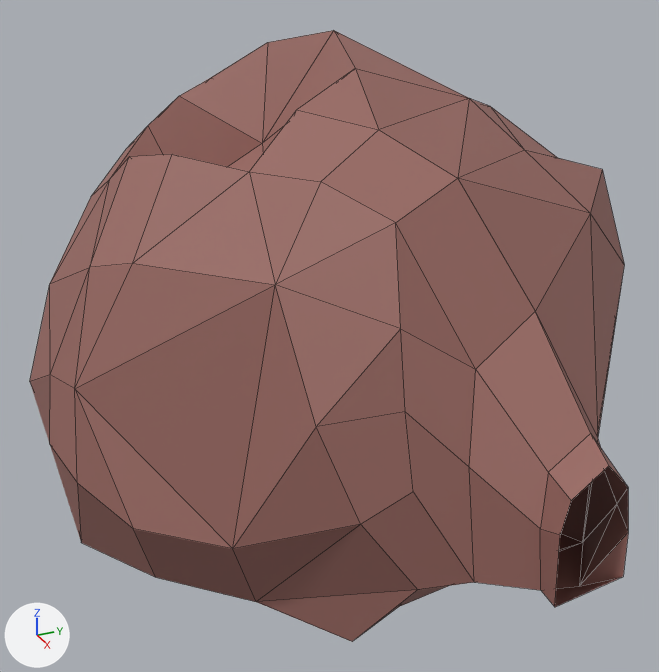
Two versions of the FBX model Open XR Test/Assets/Low Poly Cave Environment/Assets/Models/Domes and Tunnels/Dome-1exit-04.fbx, one commit apart.
Rendered twice from a camera (50 mm lens) standing at (21.2, -10.8, 12.6) and looking at (0.9, -1.6, 2.4). Arrows for +X, +Y and +Z are at lower left; the lights stay in place. Mesh edges are drawn as thin lines. Where no turn or scale is listed for an object, it has been applied to the vertices.

The first picture shows 'Dome-1exit-04'.
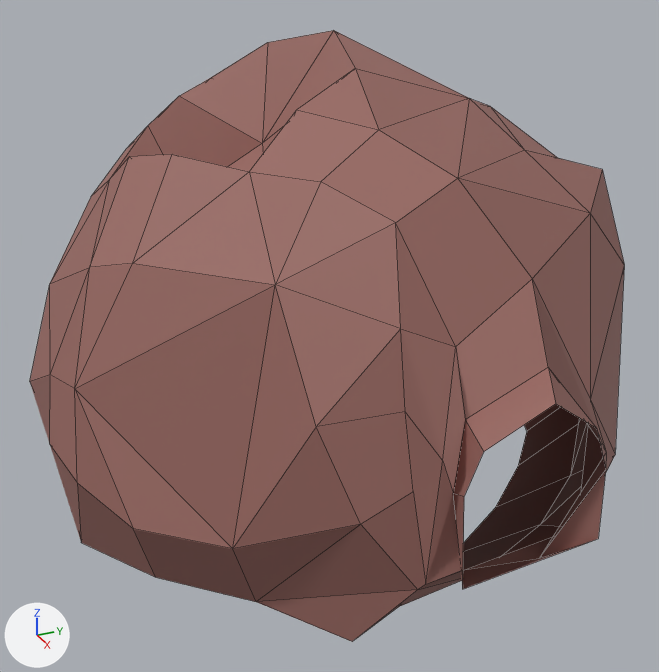
The change, as a diff of the scene's bpy script:
```diff
--- a/Open XR Test/Assets/Low Poly Cave Environment/Assets/Models/Domes and Tunnels/Dome-1exit-04.fbx.py
+++ b/Open XR Test/Assets/Low Poly Cave Environment/Assets/Models/Domes and Tunnels/Dome-1exit-04.fbx.py
@@ me_dome_1exit_04 @@
 me_dome_1exit_04.from_pydata(...)  # 139 vertices, 190 faces; spans x -7.7..11.9, y -9.5..8.0, z -2.6..9.8
 # used by ob_dome_1exit_04; location = (-1.28, 0.28, 0.04)
-me_dome_1exit_04.vertices[1].co = (10.1, -2.3, 0.2)  # pixel (474, 582)
-me_dome_1exit_04.vertices[2].co = (9.8, -2.4, 2.8)  # pixel (469, 467)
-me_dome_1exit_04.vertices[19].co = (8.9, -1.7, 4.4)  # pixel (475, 369)
-me_dome_1exit_04.vertices[89].co = (11.2, -1.4, 0.5)  # pixel (540, 590)
-me_dome_1exit_04.vertices[91].co = (10.7, -0.2, 3.5)  # pixel (590, 433)
-me_dome_1exit_04.vertices[92].co = (10.8, -1.3, 3.0)  # pixel (548, 472)
-me_dome_1exit_04.vertices[94].co = (11.0, -1.5, 1.9)  # pixel (540, 528)
-me_dome_1exit_04.vertices[124].co = (8.6, -0.3, 5.3)  # pixel (535, 311)
-me_dome_1exit_04.vertices[125].co = (9.7, 0.9, 2.6)  # pixel (597, 438)
-me_dome_1exit_04.vertices[126].co = (9.5, 1.0, -0.3)  # pixel (582, 542)
-me_dome_1exit_04.vertices[127].co = (8.3, 2.2, 0.8)
-me_dome_1exit_04.vertices[130].co = (10.8, 0.6, 1.7)  # pixel (616, 504)
-me_dome_1exit_04.vertices[131].co = (11.1, -0.4, 0.2)  # pixel (579, 586)
-me_dome_1exit_04.vertices[132].co = (11.9, -1.6, 0.7)  # pixel (554, 607)
-me_dome_1exit_04.vertices[133].co = (11.5, -0.4, 3.3)  # pixel (608, 465)
-me_dome_1exit_04.vertices[134].co = (11.6, -1.3, 2.8)  # pixel (571, 500)
-me_dome_1exit_04.vertices[135].co = (11.7, -1.6, 2.2)  # pixel (560, 534)
-me_dome_1exit_04.vertices[136].co = (11.5, 0.1, 2.7)  # pixel (628, 487)
-me_dome_1exit_04.vertices[137].co = (11.6, 0.2, 1.7)  # pixel (628, 532)
-me_dome_1exit_04.vertices[138].co = (11.7, 0.2, 0.7)  # pixel (623, 576)
+# me_dome_1exit_04 part 1
+me_dome_1exit_04.vertices[1].co = (9.5, -3.0, -0.1)  # pixel (425, 584)
+me_dome_1exit_04.vertices[2].co = (9.8, -3.0, 3.1)  # pixel (442, 460)
+me_dome_1exit_04.vertices[19].co = (8.8, -2.2, 4.9)  # pixel (455, 346)
+me_dome_1exit_04.vertices[89].co = (9.8, -2.3, 0.2)  # pixel (461, 570)
+me_dome_1exit_04.vertices[91].co = (9.0, 0.0, 4.1)  # pixel (548, 367)
+me_dome_1exit_04.vertices[92].co = (9.2, -2.1, 3.5)  # pixel (465, 419)
+me_dome_1exit_04.vertices[94].co = (9.5, -2.5, 2.0)  # pixel (453, 493)
+me_dome_1exit_04.vertices[124].co = (8.5, -0.3, 5.9)  # pixel (532, 278)
+me_dome_1exit_04.vertices[125].co = (8.8, 1.3, 3.0)  # pixel (590, 399)
+me_dome_1exit_04.vertices[126].co = (8.9, 1.4, -0.4)
+me_dome_1exit_04.vertices[127].co = (8.3, 2.8, 0.9)  # pixel (615, 454)
+me_dome_1exit_04.vertices[130].co = (9.3, 1.6, 1.8)  # pixel (606, 452)
+me_dome_1exit_04.vertices[131].co = (9.7, -0.3, -0.1)  # pixel (539, 558)
+me_dome_1exit_04.vertices[132].co = (10.5, -2.8, 0.4)  # pixel (462, 589)
+me_dome_1exit_04.vertices[133].co = (9.8, -0.5, 3.8)  # pixel (555, 403)
+me_dome_1exit_04.vertices[134].co = (10.0, -2.2, 3.2)  # pixel (483, 451)
+me_dome_1exit_04.vertices[135].co = (10.2, -2.7, 2.4)  # pixel (464, 496)
+me_dome_1exit_04.vertices[136].co = (9.9, 0.6, 3.0)  # pixel (596, 428)
+me_dome_1exit_04.vertices[137].co = (9.7, 1.2, 1.8)  # pixel (605, 469)
+me_dome_1exit_04.vertices[138].co = (10.3, 0.7, 0.5)  # pixel (598, 538)
 me_dome_1exit_04.materials.append(mat_cavemaster)
```

Pixel boxes [x1, y1, x2, y2] of what changed, in the pictures (659 x 672 px; the box of a moved part takes in the faces that stretch with it):
'Dome-1exit-04', reshaped
    before: [30, 30, 628, 641]
    after: [30, 30, 624, 641]
part 1 of me_dome_1exit_04, moved or reshaped
    before: [361, 178, 628, 607]
    after: [361, 178, 624, 590]
